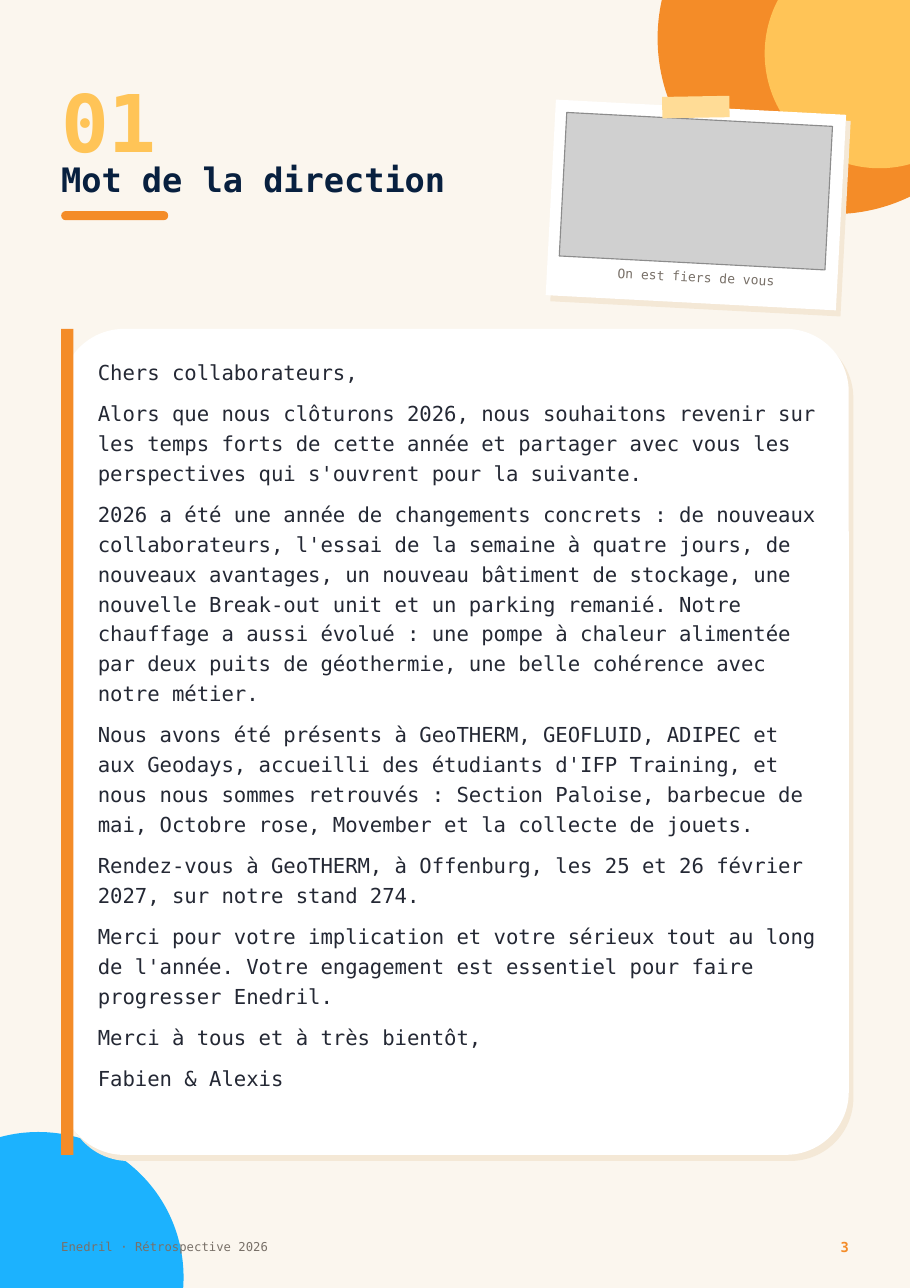
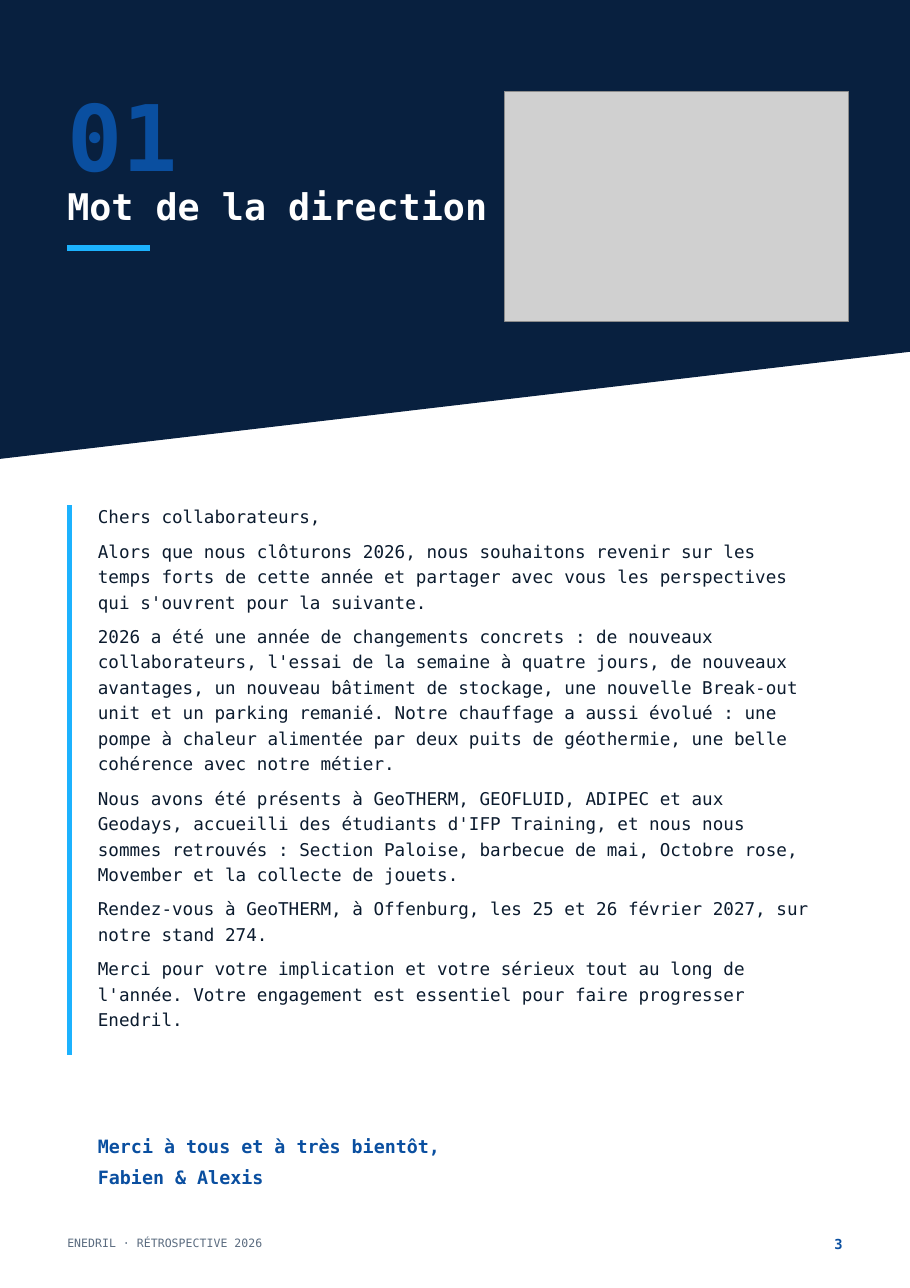
Before and after one commit to paulhdk360/Paul, a slide deck: slide 3 of gazette_2026/Gazette_Enedril_2026.pptx. Drawn at 910x1288 pixels with LibreOffice and Linux fonts; fonts in the diff are those of the drawing; grey boxes stand for pictures. Boxes give left, top, right and bottom in pixels: in the first picture for what was removed or moved away, otherwise in the second. Text is boxed around its words. In the diff, an @@ line names an element or a change of style, - is before the commit and + after.

```diff
--- a/gazette_2026/Gazette_Enedril_2026.pptx
+++ b/gazette_2026/Gazette_Enedril_2026.pptx
@@ rectangle removed at (0, 0, 910, 1288) @@
@@ freeform shape added at (0, 0, 910, 459), fill #08203F @@
@@ ellipse removed at (658, 0, 910, 214) @@
@@ ellipse removed at (765, 0, 910, 167) @@
@@ text "01" at (67, 103, 178, 172): size 52 to 60 pt, text colour #FFC457 to #0A4FA0; more space between paragraphs @@
@@ picture at (505, 91, 848, 321): rotation 3 to 0 degrees @@
@@ rectangle removed at (546, 99, 847, 310) @@
@@ rectangle removed at (550, 106, 851, 317) @@
@@ rectangle removed at (662, 96, 729, 118) @@
@@ text "Mot de la direction": place and size @@
-text "Mot de la direction" at (61, 164, 445, 193)
+text "Mot de la direction" at (67, 190, 487, 221)
@@ text "Mot de la direction" at (67, 190, 487, 221): size 22 to 24 pt, text colour #08203F to #FFFFFF @@
@@ rounded rectangle removed at (62, 212, 169, 220) @@
@@ freeform shape added at (67, 245, 150, 251), fill #1CB2FE @@
@@ text removed at (617, 268, 735, 284) @@
-On est fiers de vous
@@ rounded rectangle removed at (62, 329, 849, 1156) @@
@@ rectangle removed at (62, 329, 74, 1156) @@
@@ rounded rectangle removed at (66, 335, 854, 1161) @@
@@ freeform shape added at (67, 505, 72, 1055), fill #1CB2FE @@
@@ text "Chers collaborateurs,": place and size @@
-text "Chers collaborateurs," at (98, 364, 816, 1087)
+text "Chers collaborateurs," at (98, 509, 808, 1027)
@@ text "Chers collaborateurs," at (98, 509, 808, 1027): size 13.5 to 11.5 pt, text colour #242834 to #0B1B2E; line spacing 19.5pt to 16.7pt; less space between paragraphs @@
@@ text at (98, 1028, 481, 1087): paragraphs removed @@
-Merci à tous et à très bientôt,
-Fabien & Alexis
@@ ellipse removed at (0, 1133, 184, 1288) @@
@@ text added at (98, 1138, 440, 1185), 12 pt, text #0A4FA0, bold @@
+Merci à tous et à très bientôt,
+Fabien & Alexis
@@ text at (67, 1238, 262, 1247): text changed; size 8 to 7.5 pt; text colour #787068 to #5A6B7F @@
-Enedril · Rétrospective 2026
+ENEDRIL · RÉTROSPECTIVE 2026
@@ text "3" at (834, 1239, 842, 1249): text colour #F48C28 to #0A4FA0 @@
```
Also in this commit, not shown: 10 other slides changed, 2 other files.
